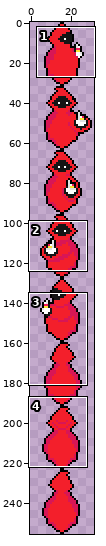
A sprite sheet gets an edit: sprites/red_wizard.png. The picture above shows the old version from afar; the outline marks the close-up.
Close-up. As it was:
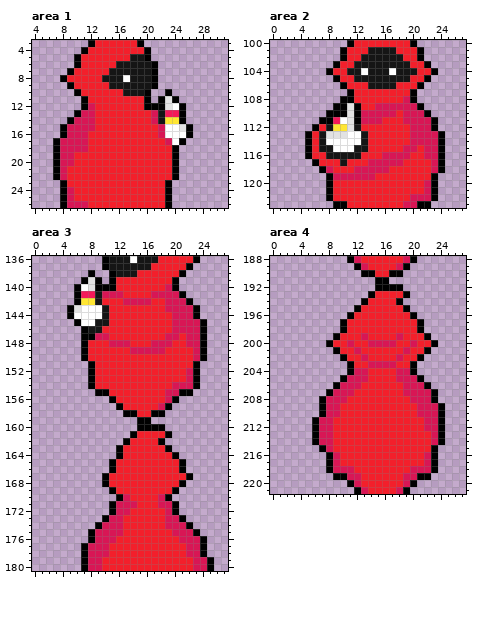
The file is 32x256 pixels. Shown: area 1: x 4..31, y 3..26; area 2: x 0..27, y 100..123; area 3: x 0..27, y 136..180; area 4: x 0..27, y 188..221.
And afterwards:
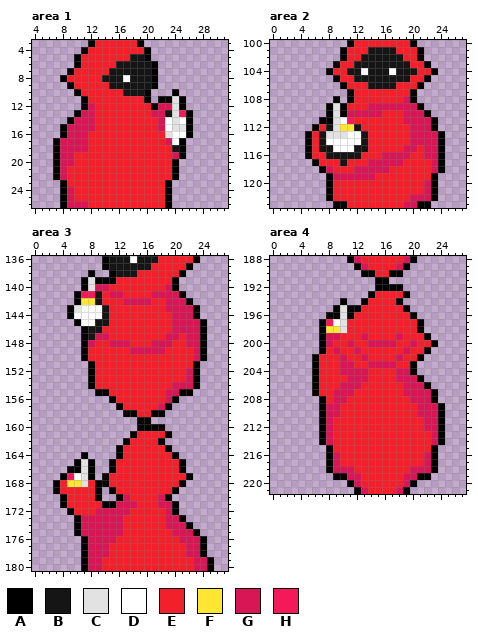
Palette (. is transparent): A #000000  B #151515  C #e2e2e2  D #ffffff  E #f31f2b  F #ffe633  G #d81655  H #f41959
Difference:
Area 1:
y 10: x 23..24 A. -> .A
y 11: x 23..25 CA. -> ACA
y 12: x 20 A -> E; x 22..24 ACD -> GGC
y 13: x 22..26 BHHA. -> GBCHA
y 14: x 21..26 GBFFA. -> EGDCDA
y 15: x 24 D -> C
y 16: x 22..23 GD -> EC
y 18: x 24..25 A. -> BA
y 19: x 24..25 A. -> GA
Area 2:
y 108: x 9..10 .A -> A.
y 109: x 8..9 .A -> AC; x 11..12 CA -> EE; x 14 E -> G
y 110: x 9 A -> C; x 11..12 CA -> GG; x 16..17 GG -> EE
y 111: x 9 H -> C; x 11..15 CAGGG -> HEEEE
y 112: x 9 F -> C; x 11 C -> F
Area 3:
y 139: x 10 . -> A
y 140: x 6..7 AD -> .A; x 9..11 AAA -> GGE
y 141: x 10 G -> E
y 147: x 8 A -> B
y 148: x 8 E -> G
y 164: x 7 . -> A
y 165: x 6..8 ... -> ACA
y 166: x 5..8 .... -> AACA
y 167: x 4..8 ..... -> AHDCA
y 168: x 3..9 ....... -> AEFFCEA
y 169: x 3..9 ....... -> AEEEEEA
y 170: x 4..9 ...... -> AEEEEA
y 171: x 4..10 ....... -> AEEEEEA
y 172: x 5..11 ......A -> AEEEGGG
y 173: x 6..10 ....A -> AGGGG
y 174: x 6..9 ...A -> AGGG
y 175: x 6..8 ..A -> AGG
y 176: x 7..8 .A -> AG
Area 4:
y 194: x 10 . -> A
y 195: x 9..11 ... -> ACA
y 196: x 8..10 ... -> AAC
y 197: x 7..10 ...A -> AHDC
y 198: x 7..10 ...A -> AFFC
y 199: x 7..9 ..A -> AGG
y 200: x 7..8 .A -> AG
y 201: x 7..9 ..A -> AEG
y 202: x 6..10 ....A -> AEEEG
y 203..204: x 6..11 .....A -> AEEEGG
y 205: x 6..10 ....A -> AEEEE
y 206: x 6..9 ...A -> AEEE
y 207: x 6..8 ..A -> AEE
y 208: x 8 G -> E
y 211..214: x 6..7 AG -> .A
y 215: x 7..8 AG -> .A
Changed places in both close-ups, as pixel boxes (x1, y1, x2, y2):
changed: (144, 89, 193, 159)
changed: (326, 96, 396, 131)
changed: (74, 277, 116, 298)
changed: (88, 333, 95, 347)
changed: (53, 452, 116, 543)
changed: (312, 298, 354, 452)
